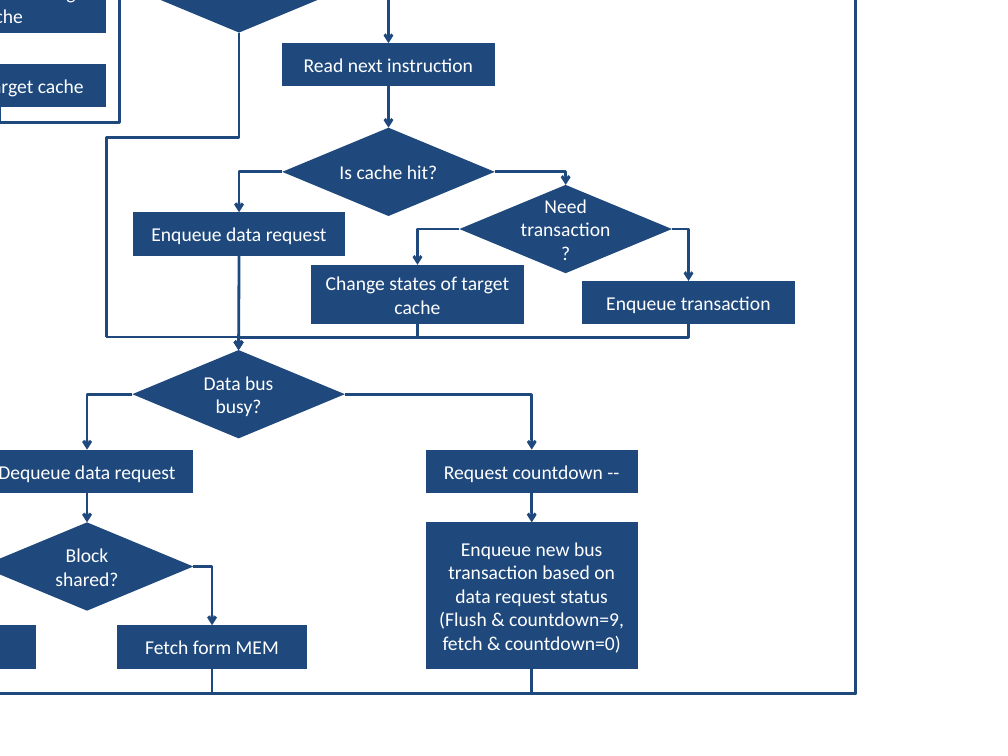
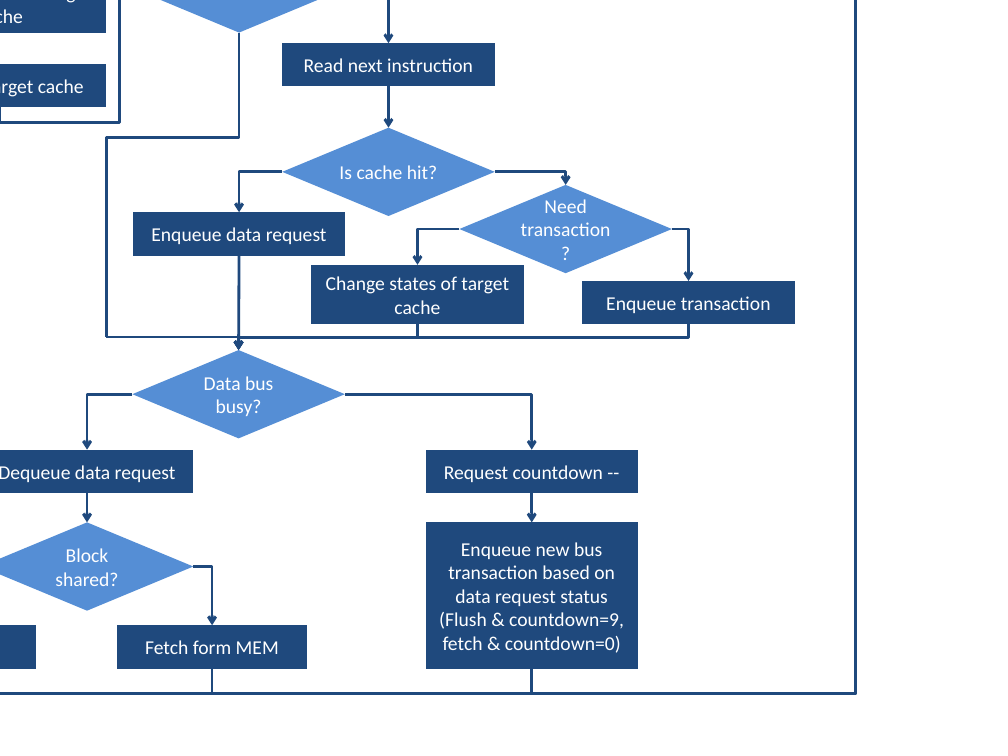
Before and after one commit to scottmeng/cache_coherence_simulation, a slide deck: slide 2 of structure_flow.pptx. Drawn at 1008x756 pixels with LibreOffice and Linux fonts; fonts in the diff are those of the drawing. Boxes give left, top, right and bottom in pixels: in the first picture for what was removed or moved away, otherwise in the second. Text is boxed around its words. In the diff, an @@ line names an element or a change of style, - is before the commit and + after.

```diff
--- a/structure_flow.pptx
+++ b/structure_flow.pptx
@@ fill #1F497D to #558ED5 in 5 elements at <box>133,0,346,33</box>, <box>282,128,495,217</box>, <box>460,184,672,273</box>, <box>132,350,345,438</box>, <box>0,522,194,611</box> @@
```
Also in this commit, not shown: 1 other slide changed, 3 other files.
